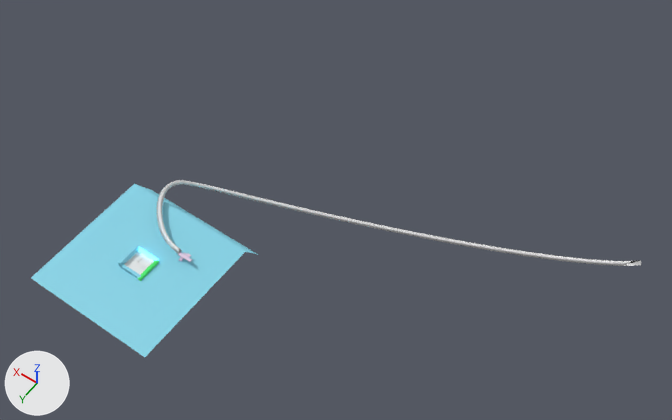
Before and after pictures for a commit that changed the Blender file asset-source/main.blend.
Rendered twice from a camera (50 mm lens) standing at (-278.0, 189.0, 454.0) and looking at (-76.0, -95.0, 9.0). Arrows for +X, +Y and +Z are at lower left; the lights stay in place. The first picture is the older version.
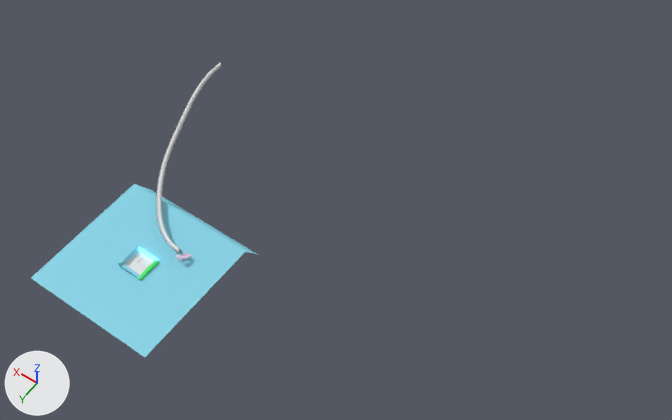
Edits to the bpy script that builds the scene:
```text
Change cu_nurbscurve_002:
    where _sp = cu_nurbscurve_002.splines.new('NURBS'); _sp.points.add(6)
    remove _sp.points.foreach_set('co', [-29.67, 1.056, 0.927, 1.0, -13.85, 1.44, -1.536, 1.0, 8.266, -1.749, -0.702, 1.0, 42.11, -40.48, -3.28, 1.0, 6.284, -69.41, -34.21, 1.0, -283.8, -182.0, -38.92, 1.0, -276.6, -153.6, 103.3, 1.0])
    add _sp.points.foreach_set('co', [-29.67, 1.056, 0.927, 1.0, -13.85, 1.44, -1.536, 1.0, 8.266, -1.749, -0.702, 1.0, 42.11, -40.48, -3.28, 1.0, 63.1, -80.93, -12.67, 1.0, 86.34, -143.7, -6.239, 1.0, 50.03, -191.8, -9.431, 1.0])
Change ob_cube_014:
    ob_cube_014.location: (-21.5, -17.3, 3.4) -> (-21.3, -17.0, 3.1)
    ob_cube_014.scale: (4.7, 1.0, -0.366) -> (1.0, 1.0, -0.366)
```

Changed parts and their boxes [x1, y1, x2, y2] in the pictures (672 x 420 px):
'NurbsCurve.002', reshaped (86% narrower, 120% taller): before [157, 180, 641, 266]; after [156, 63, 221, 253]
'Cube.014', moved, rescaled (not visible afterwards): before [178, 252, 192, 262]
